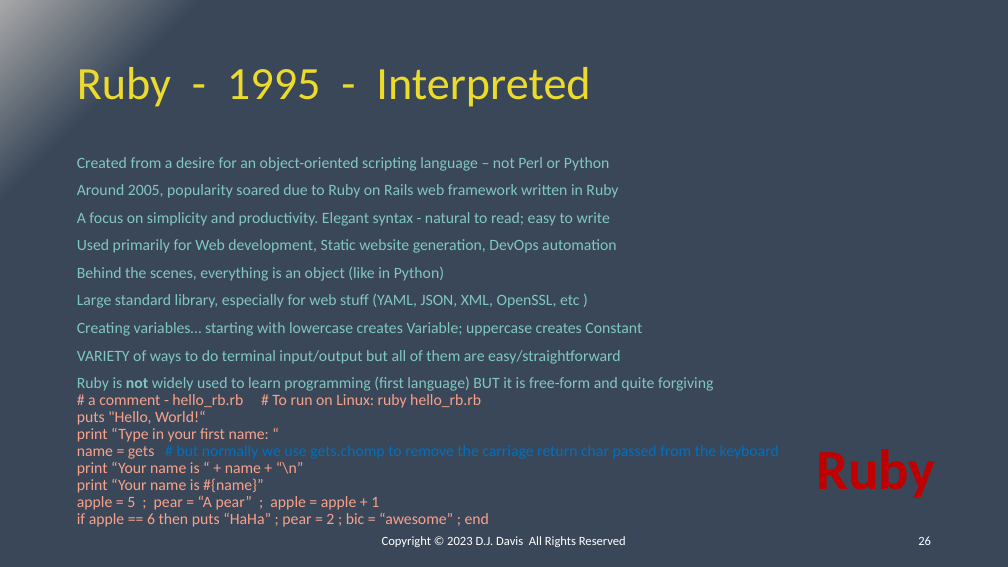
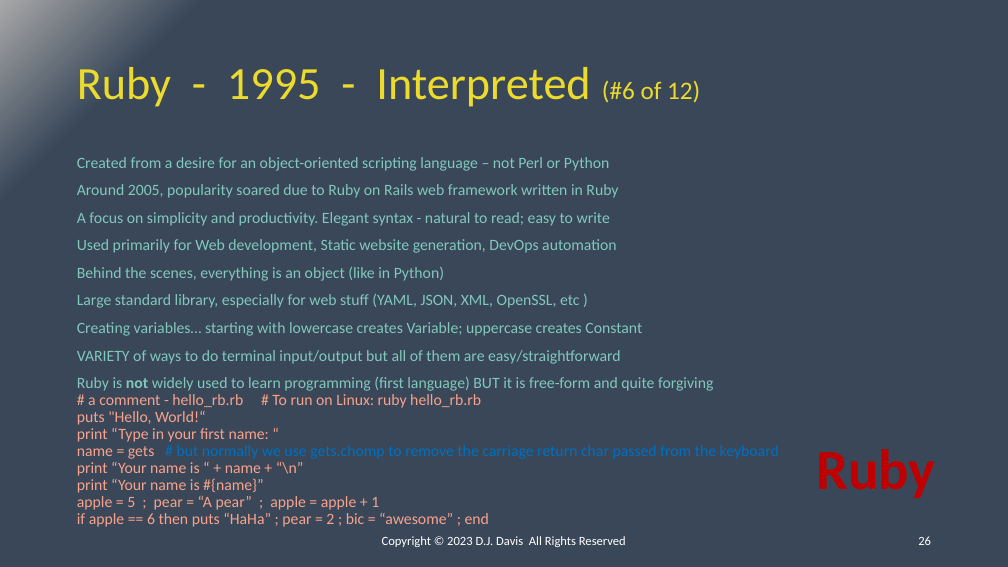
Before and after one commit to ipv3/DC31-BIC, a slide deck: slide 26 of Presentation.pptx. Drawn at 1008x567 pixels with LibreOffice and Linux fonts; fonts in the diff are those of the drawing. Boxes give left, top, right and bottom in pixels: in the first picture for what was removed or moved away, otherwise in the second. Text is boxed around its words. In the diff, an @@ line names an element or a change of style, - is before the commit and + after.

```diff
--- a/Presentation.pptx
+++ b/Presentation.pptx
@@ title at [77,67,700,107]: text changed @@
-Ruby - 1995 - Interpreted
+Ruby - 1995 - Interpreted (#6 of 12)
```
Also in this commit, not shown: 11 other slides changed, 1 other file.
